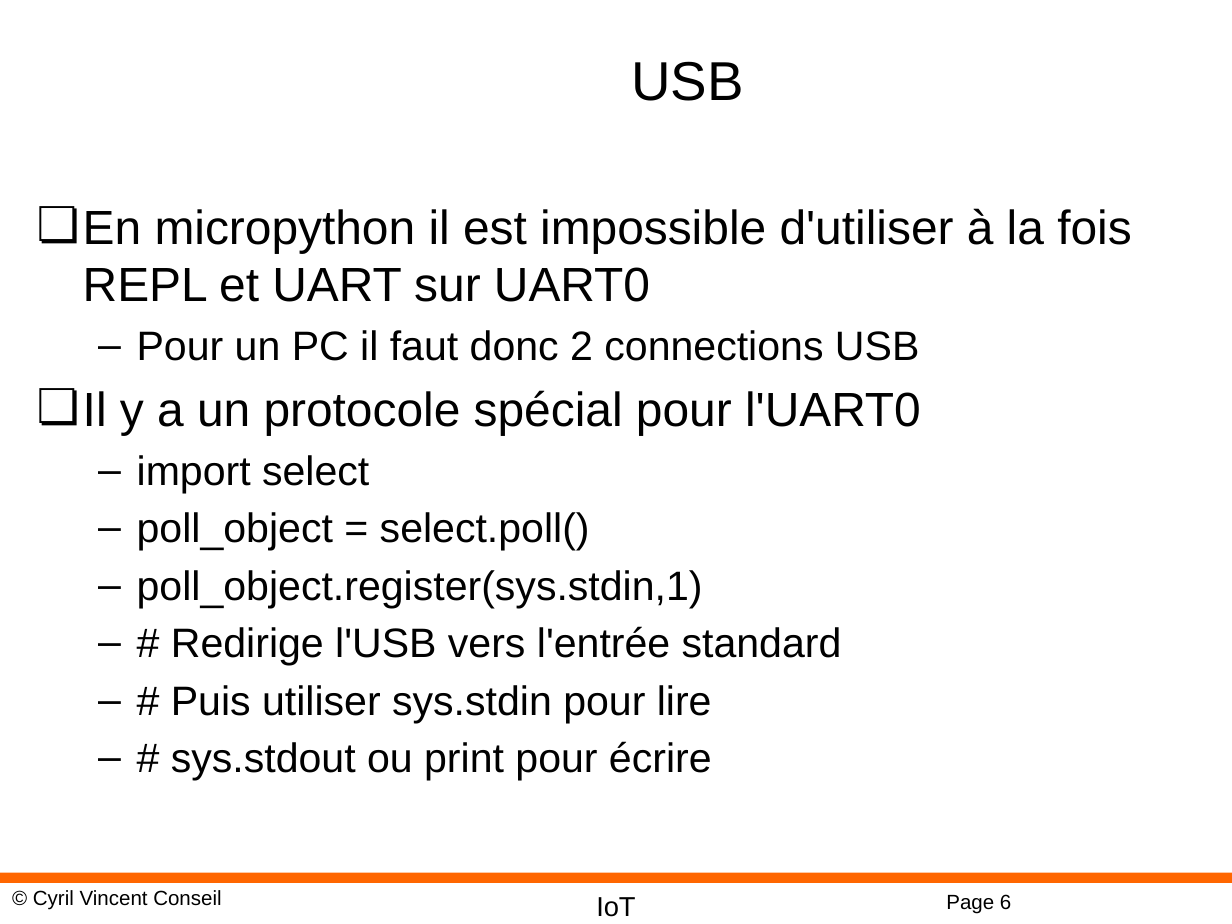
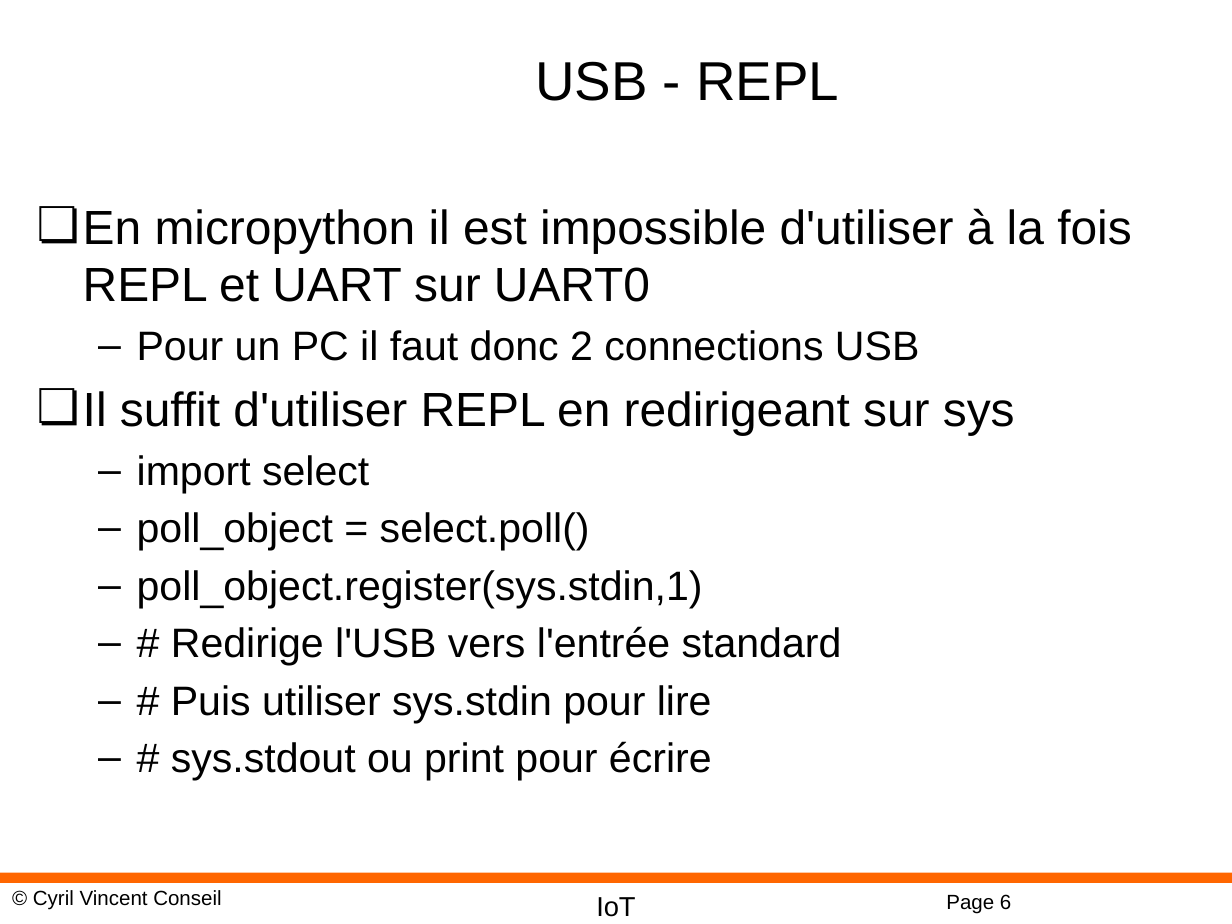
Before and after one commit to cyrilvincent/IoT, a slide deck: slide 6 of ppt/IoT21-MicropythonSerial.pptx. Drawn at 1232x924 pixels with LibreOffice and Linux fonts; fonts in the diff are those of the drawing; background and template pictures are left out. Boxes give left, top, right and bottom in pixels: in the first picture for what was removed or moved away, otherwise in the second. Text is boxed around its words. In the diff, an @@ line names an element or a change of style, - is before the commit and + after.

```diff
--- a/ppt/IoT21-MicropythonSerial.pptx
+++ b/ppt/IoT21-MicropythonSerial.pptx
@@ title at (x1=535, y1=61, x2=839, y2=101): text changed @@
-USB
+USB - REPL
@@ text at (x1=83, y1=391, x2=1015, y2=435): text changed @@
-❏ Il y a un protocole spécial pour l'UART0
+❏ Il suffit d'utiliser REPL en redirigeant sur sys
```
Also in this commit, not shown: 10 other files.
